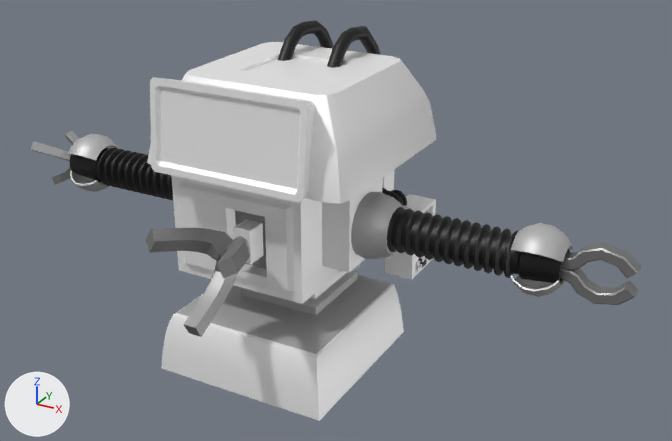
The FBX model MixAndGameJam_2020/Assets/Models/Robot/Robot.fbx: old version first, new version second.
Camera for both pictures: a camera (50 mm lens) standing at (4.66, -7.36, 5.44) and looking at (0.49, 0.22, 1.65). Every picture has the same lights, and +X, +Y and +Z are marked at lower left. Where no turn or scale is listed for an object, it has been applied to the vertices.

Names of what the first picture shows: 'CentralHook', 'Element1', 'ElementBack', 'Lowerbase', 'RotatingBase', 'RotatingBaseObject'.
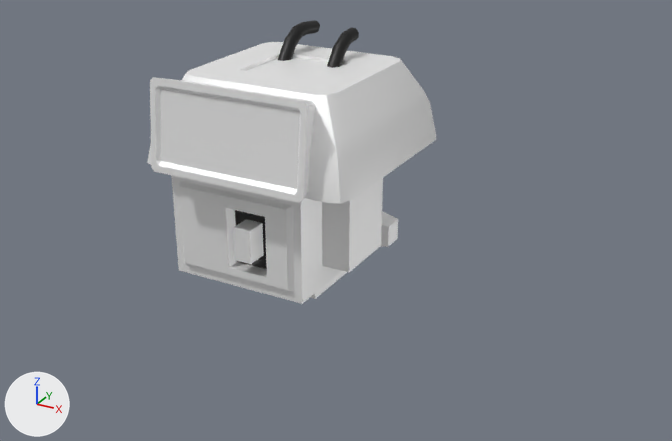
Pixel boxes [x1, y1, x2, y2] of what changed, in the pictures (672 x 441 px):
'Lowerbase', deleted
    before: [161, 271, 404, 421]
    faces in mat_mainbody (white #ffffff): [161, 271, 404, 421]
    faces in mat_mainbody2 (light grey #c0c0c0): [177, 273, 392, 354]
'RotatingBase', deleted
    before: [31, 130, 642, 305]
    faces in mat_wires (black #000000): [70, 148, 570, 284]
    faces in mat_mainbody2 (light grey #c0c0c0): [68, 134, 573, 297]
    faces in mat_metal (grey #9e9e9e): [31, 130, 642, 305]
'CentralHook', deleted
    before: [146, 228, 250, 337]
'Element1', deleted
    before: [385, 190, 436, 280]
    faces in mat_mainbody (white #ffffff): [385, 194, 436, 280]
    faces in mat_wires (black #000000): [385, 190, 430, 268]
'ElementBack', deleted
    before: [313, 23, 394, 191]
    faces in mat_wires (black #000000): [313, 23, 381, 55]
    faces in mat_mainbody (white #ffffff): [383, 170, 394, 191]

The change, as a diff of the scene's bpy script:
```diff
--- a/MixAndGameJam_2020/Assets/Models/Robot/Robot.fbx.py
+++ b/MixAndGameJam_2020/Assets/Models/Robot/Robot.fbx.py
@@ mat_metal @@
 mat_metal = principled_material('Metal')
-mat_metal.base_color = (0.342, 0.342, 0.342)  # grey #9e9e9e
+mat_metal.base_color = (0.0578, 0.0578, 0.0578)  # black #444444
 mat_metal.metallic = 0.913
+mat_metal.roughness = 0.181
@@ ob_lowerbase @@
-ob_lowerbase = bpy.data.objects.new('Lowerbase', me_cube_002)
-ob_lowerbase.location = (0.0, 0.083, 0.001)
@@ ob_element1 @@
-ob_element1 = bpy.data.objects.new('Element1', me_cube_004)
-ob_element1.location = (0.986, 0.898, 1.32)
@@ ob_elementback @@
-ob_elementback = bpy.data.objects.new('ElementBack', me_cube_001)
-ob_elementback.location = (0.0, 1.555, 1.925)
@@ ob_centralhook @@
-ob_centralhook = bpy.data.objects.new('CentralHook', me_cylinder_006)
-ob_centralhook.location = (0.0, -1.2, 1.669)
@@ ob_rotatingbase @@
-ob_rotatingbase = bpy.data.objects.new('RotatingBase', me_cube_003)
-ob_rotatingbase.location = (0.011, 0.263, 0.556)
```
